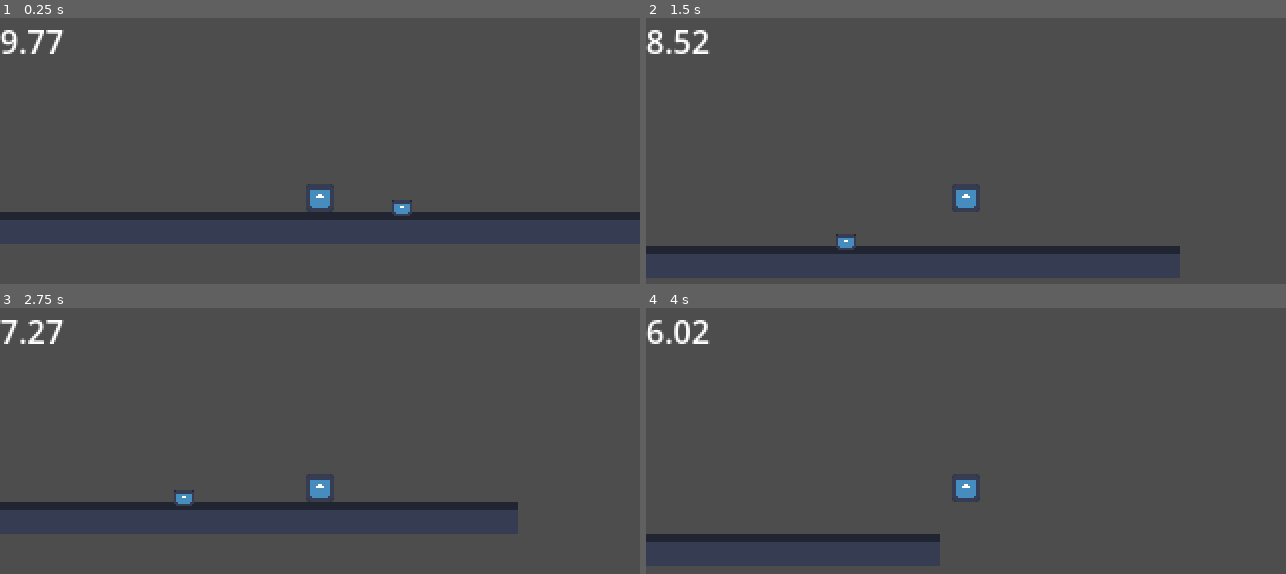
Above: before the commit, frames 1-4 (two rows, left to right).
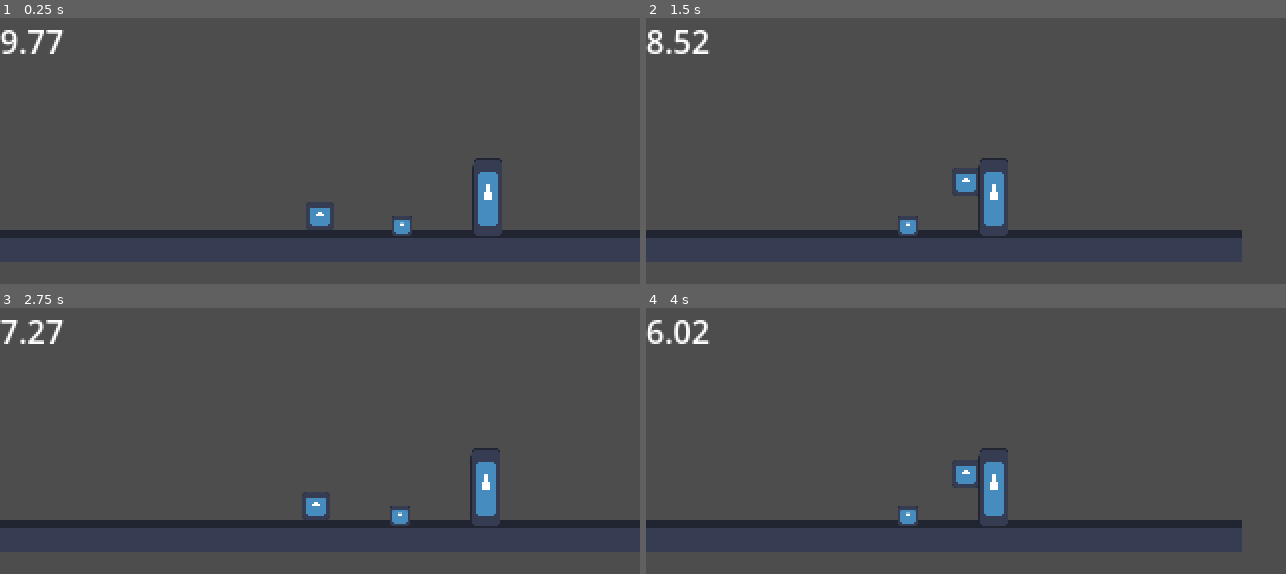
Above: after the commit, the same moments.

Repository: mannireis/gmtk
Game: Godot game, scene res://scenes/levels/testing.tscn
Two runs of this game, one before a commit and one after it. Both use one fixed random seed, a clock stepped at 60 frames per second and the inputs below. The engine's default icon, where the game draws it, is replaced by a stand-in: a white triangle on a blue panel in a dark square.
Inputs (mouse positions are in pixels of both pictures, inside the frame that each line leads up to):
- Up to frame 1 (0.25 s): no input
- Up to frame 2 (1.5 s): tap Enter at 0.5 s; move the mouse to (1106, 180) at 0.52 s; hold D (Right) from 0.53 s (still down); tap Alt at 0.6 s; click (1106, 180) at 0.67 s; tap Space (Jump) at 0.77 s; move the mouse to (838, 214) at 1.27 s; tap Shift at 1.35 s
- Up to frame 3 (2.75 s): tap Space (Jump) at 1.52 s; move the mouse to (384, 409) at 2.02 s; release D (Right) at 2.03 s; hold A (Left) from 2.03 s (still down); tap Alt at 2.1 s
- Up to frame 4 (4 s): move the mouse to (934, 560) at 2.77 s; release A (Left) at 2.78 s; hold D (Right) from 2.78 s (still down); tap Shift at 2.85 s; click (934, 560) at 2.92 s; tap Space (Jump) at 3.02, 3.77 s; move the mouse to (1158, 542) at 3.52 s; tap Alt at 3.6 s

The runs differ from the first frame. In frame 1, 7.0% of the frame differs, in the area x 0-100%, y 52-83%; in frame 2, 6.4%; in frame 3, 6.4%; in frame 4, 5.2%.

Commit message:
feat: add door + camera tweaks

Diff:
--- /dev/null
+++ b/scenes/entities/door.tscn
@@ -0,0 +1,18 @@
+[gd_scene format=3 uid="uid://bknwv65cbcjlc"]
+
+[ext_resource type="Texture2D" uid="uid://bc1ayuixxupfe" path="res://icon.svg" id="1_dn7cs"]
+[ext_resource type="Script" uid="uid://b154y5pidjtxq" path="res://scripts/entities/door.gd" id="1_ewl7v"]
+
+[sub_resource type="RectangleShape2D" id="RectangleShape2D_ewl7v"]
+size = Vector2(14, 39)
+
+[node name="Door" type="StaticBody2D" unique_id=288557384]
+script = ExtResource("1_ewl7v")
+
+[node name="Sprite2D" type="Sprite2D" parent="." unique_id=1035559780]
+scale = Vector2(0.11718749, 0.3125)
+texture = ExtResource("1_dn7cs")
+
+[node name="CollisionShape2D" type="CollisionShape2D" parent="." unique_id=510941741]
+position = Vector2(0, -0.5)
+shape = SubResource("RectangleShape2D_ewl7v")
--- a/scenes/levels/base_level.tscn
+++ b/scenes/levels/base_level.tscn
@@ -9,8 +9,6 @@
 
 [node name="CharacterBody2D" parent="." unique_id=1003857398 instance=ExtResource("2_uk53i")]
 
-[node name="Camera2D" type="Camera2D" parent="CharacterBody2D" unique_id=838095642]
-
 [node name="DeathTimer" type="Timer" parent="." unique_id=1146644864]
 wait_time = 10.0
 one_shot = true
--- a/scenes/levels/testing.tscn
+++ b/scenes/levels/testing.tscn
@@ -3,6 +3,7 @@
 [ext_resource type="PackedScene" uid="uid://bhrdrkr1fcxqb" path="res://scenes/levels/base_level.tscn" id="1_i1vqv"]
 [ext_resource type="Texture2D" uid="uid://bc1ayuixxupfe" path="res://icon.svg" id="1_whlnt"]
 [ext_resource type="PackedScene" uid="uid://dphe2nckhh24q" path="res://scenes/entities/push_button.tscn" id="3_3mgey"]
+[ext_resource type="PackedScene" uid="uid://bknwv65cbcjlc" path="res://scenes/entities/door.tscn" id="4_x2n3b"]
 
 [sub_resource type="TileSetAtlasSource" id="TileSetAtlasSource_3mgey"]
 texture = ExtResource("1_whlnt")
@@ -151,3 +152,10 @@
 
 [node name="PushButton" parent="." index="5" unique_id=283099239 instance=ExtResource("3_3mgey")]
 position = Vector2(41, 14)
+
+[node name="Door" parent="." index="6" unique_id=181521046 instance=ExtResource("4_x2n3b")]
+position = Vector2(84, 0)
+
+[node name="Camera2D" type="Camera2D" parent="." index="7" unique_id=1813699366]
+
+[connection signal="state_changed" from="PushButton" to="Door" method="_on_push_button_state_changed"]
--- /dev/null
+++ b/scripts/entities/door.gd
@@ -0,0 +1,15 @@
+extends StaticBody2D
+
+@onready var collision_shape = $CollisionShape2D
+@onready var sprite = $Sprite2D
+
+enum states {IDLE, PRESSED}
+
+
+func _on_push_button_state_changed(state: states) -> void:
+	if state == states.PRESSED:
+		collision_shape.set_deferred("disabled", true)
+		sprite.modulate.a = 0.7 # transparency
+	else:
+		collision_shape.set_deferred("disabled", false)
+		sprite.modulate.a = 1.0
--- a/scripts/entities/push_button.gd
+++ b/scripts/entities/push_button.gd
@@ -1,11 +1,11 @@
 extends Area2D
 
+signal state_changed(state: states)
 
 @onready var sprite = $Sprite2D
 
-
 enum states {IDLE, PRESSED}
-var state = states.IDLE
+var state = states.PRESSED
 
 
 func _process(delta: float) -> void:
@@ -21,8 +21,9 @@
 
 func _on_body_exited(body: Node2D) -> void:
 	_change_state()
-	print("collide yay")
+	state_changed.emit(state)
 
 
 func _on_body_entered(body: Node2D) -> void:
 	_change_state()
+	state_changed.emit(state)
--- a/scripts/level/base_level.gd
+++ b/scripts/level/base_level.gd
@@ -6,6 +6,7 @@
 @export var spawn_point: Marker2D
 
 @onready var player = $CharacterBody2D
+@onready var camera = $Camera2D
 @onready var death_timer = $DeathTimer
 @onready var hud = $HUD
 
@@ -16,6 +17,7 @@
 
 func _physics_process(delta: float) -> void:
 	hud.set_timer_label(death_timer.time_left)
+	camera.position.x = player.position.x
 
 
 func _get_spawn_point() -> Vector2:
--- a/scripts/plaer/main.gd
+++ b/scripts/plaer/main.gd
@@ -60,6 +60,8 @@
 
 	move_and_slide()
 
+	# this is how you move corpses around! but it needs a LOT of work
+	# good luck x -mart
 	var pushed_bodies: Array[RigidBody2D] = []
 	for i in get_slide_collision_count():
 		var collision = get_slide_collision(i)
Empty file added: scripts/entities/camera_2d.gd
Not shown, added: scripts/entities/camera_2d.gd.uid
Not shown, added: scripts/entities/door.gd.uid
